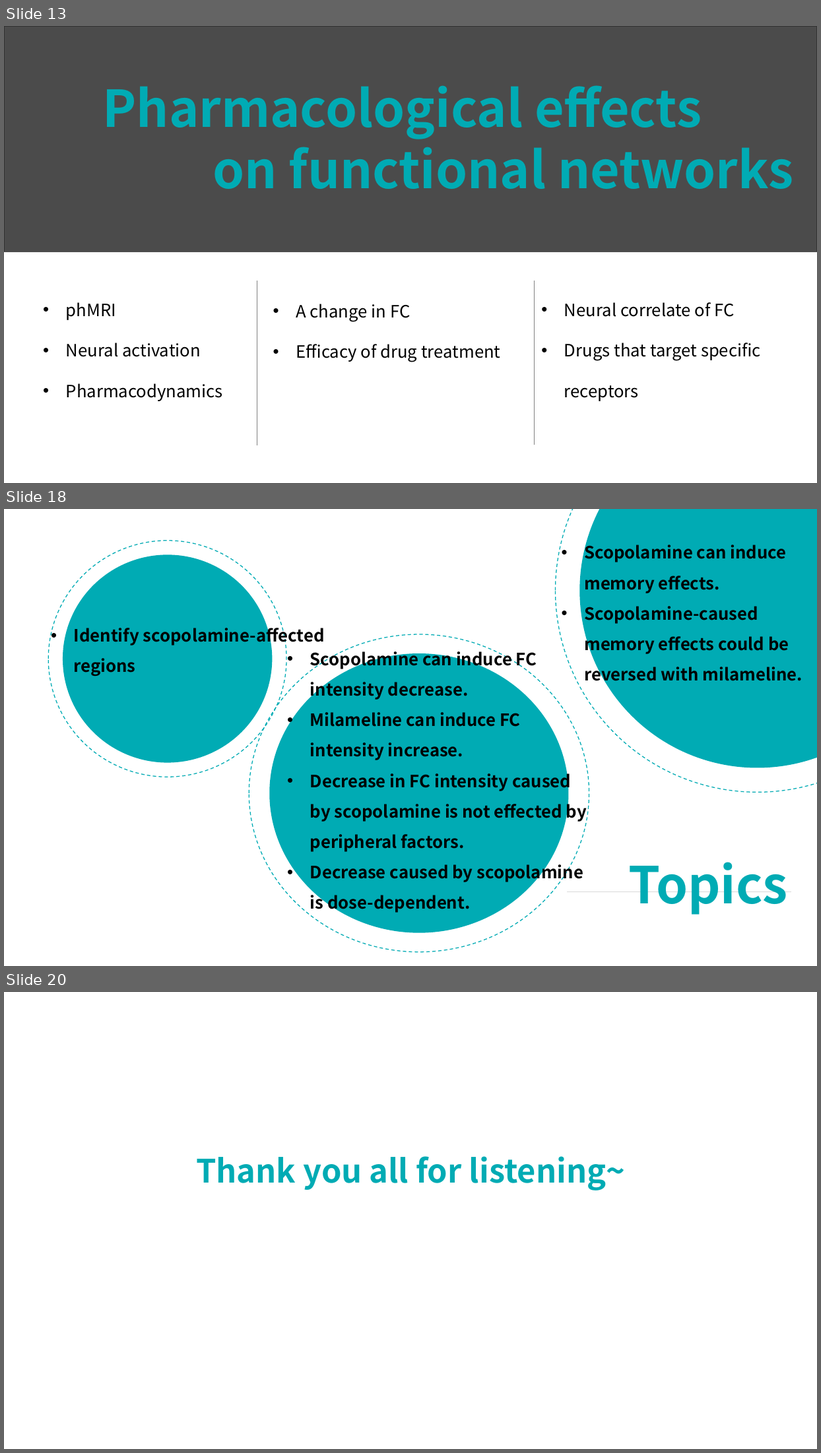
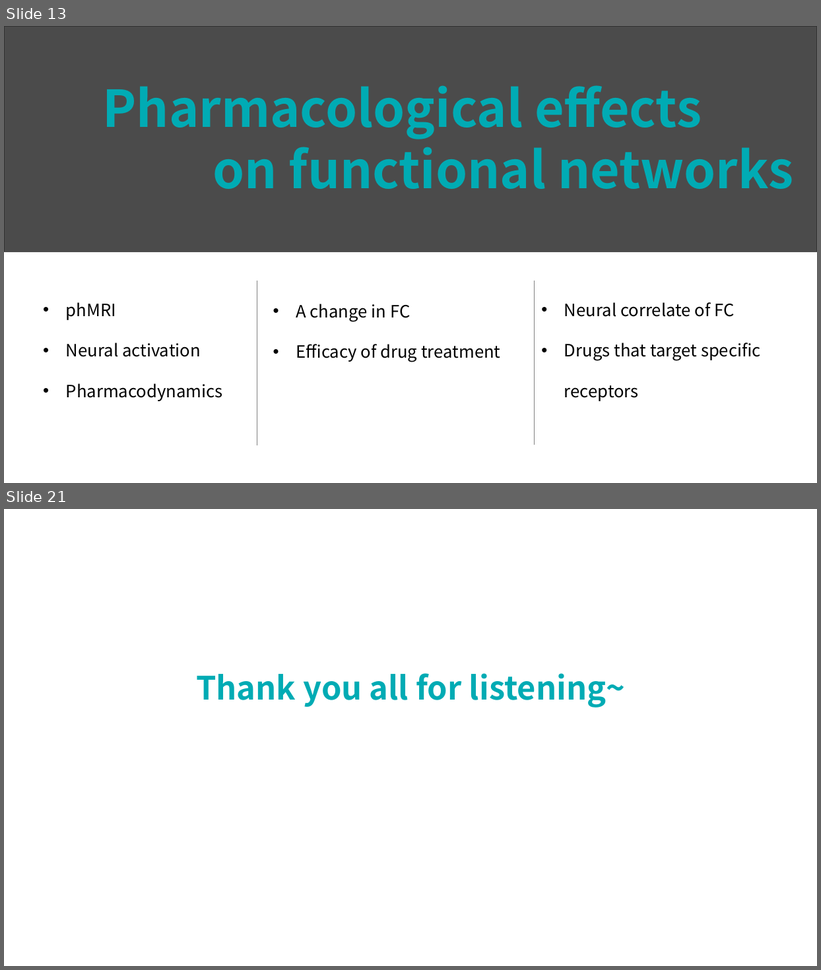
Before and after one commit to lsyoath/sheepy, a slide deck: Papers/啮齿类功能网络及扰动.pptx. Shown one above the other, each under a label of ours: slides 13, 18 and 20 before the commit, slides 13 and 21 after it; the slides between them are not shown. The pictures are 821x1453 and 821x970 pixels, drawn with LibreOffice and Linux fonts; fonts in the diff are those of the drawing; grey boxes stand for pictures. Boxes give left, top, right and bottom in pixels: in the first picture for what was removed or moved away, otherwise in the second. Text is boxed around its words. In the diff, an @@ line names an element or a change of style, - is before the commit and + after.

```diff
--- a/Papers/啮齿类功能网络及扰动.pptx
+++ b/Papers/啮齿类功能网络及扰动.pptx
@@ slide 18 removed at (4, 509, 817, 966), background #FFFFFF @@
@@ ellipse removed at (556, 509, 817, 793) @@
@@ ellipse removed at (580, 509, 817, 768) @@
@@ ellipse removed at (48, 541, 287, 778) @@
@@ text removed at (584, 541, 803, 685) @@
-• Scopolamine can induce memory effects.
-• Scopolamine-caused memory effects could be reversed with milameline.
@@ ellipse removed at (63, 555, 273, 762) @@
@@ text removed at (74, 625, 325, 676) @@
-• Identify scopolamine-affected regions
@@ ellipse removed at (250, 634, 589, 953) @@
@@ ellipse removed at (269, 654, 569, 933) @@
@@ text removed at (310, 648, 587, 914) @@
-• Scopolamine can induce FC intensity decrease.
-• Milameline can induce FC intensity increase.
-• Decrease in FC intensity caused by scopolamine is not effected by peripheral factors.
-• Decrease caused by scopolamine is dose-dependent.
@@ text removed at (628, 862, 788, 915) @@
-Topics
@@ line removed from (567, 892) to (791, 892) @@
@@ what was slide 20 is now slide 21 @@
```
Also in this commit, not shown: 3 slides changed, 6 slides added, 4 other slides removed.
